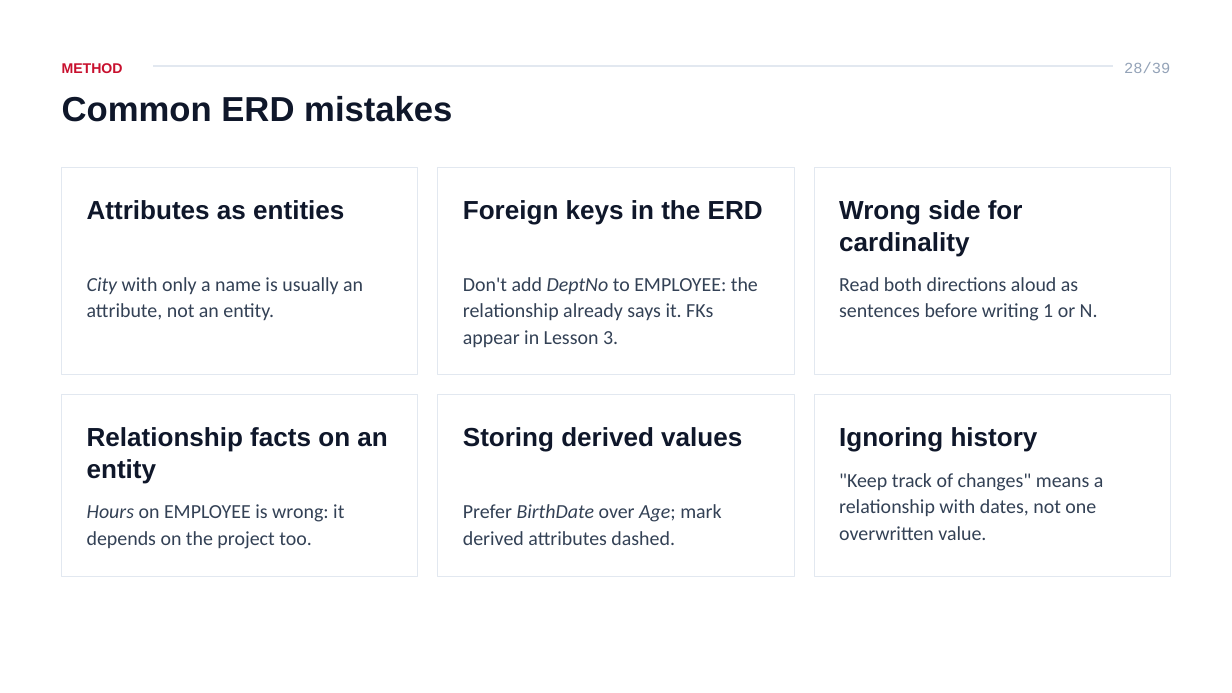
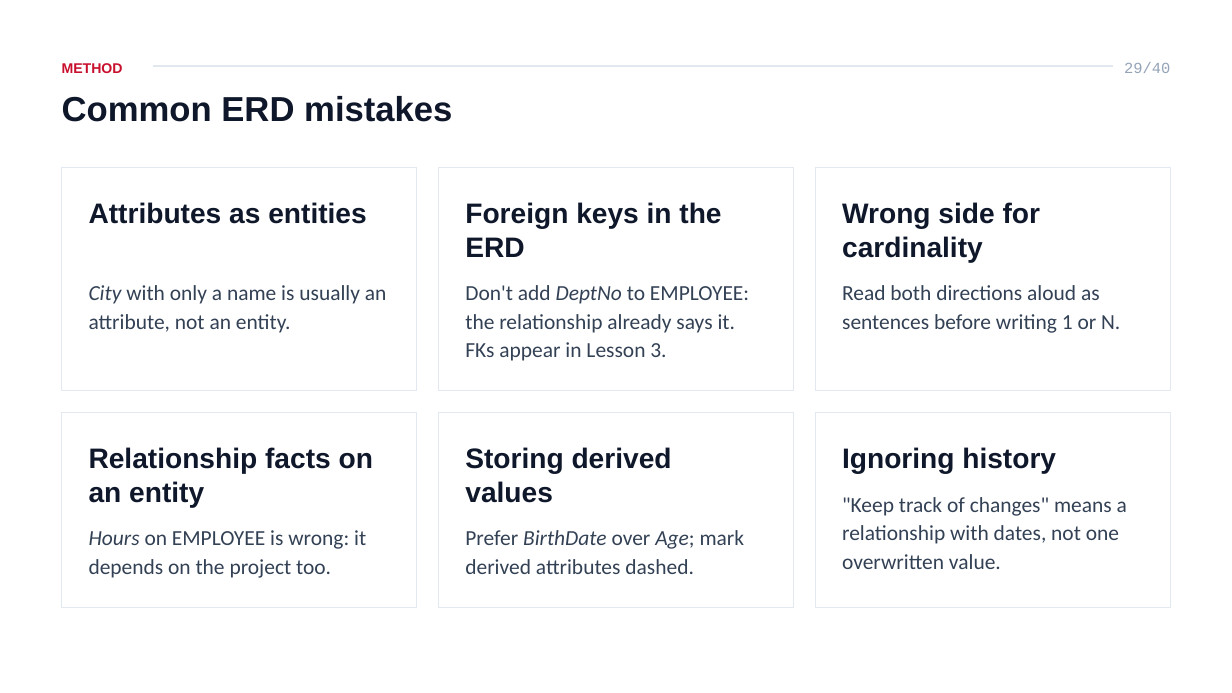
Before and after one commit to ahmedatef2007/db-slides, a slide deck: slide 29 of pptx/ITI_Database_Course_Lesson_2_ERD.pptx (slide 28 before the commit). Drawn at 1232x693 pixels with LibreOffice and Linux fonts; fonts in the diff are those of the drawing. Boxes give left, top, right and bottom in pixels: in the first picture for what was removed or moved away, otherwise in the second. Text is boxed around its words. In the diff, an @@ line names an element or a change of style, - is before the commit and + after.

```diff
--- a/pptx/ITI_Database_Course_Lesson_2_ERD.pptx
+++ b/pptx/ITI_Database_Course_Lesson_2_ERD.pptx
@@ text at bbox=[1124, 62, 1170, 73]: text changed @@
-28/39
+29/40
@@ rectangle: place and size @@
-rectangle at bbox=[62, 167, 418, 375]
+rectangle at bbox=[62, 167, 417, 391]
@@ rectangle: place and size @@
-rectangle at bbox=[438, 167, 794, 375]
+rectangle at bbox=[439, 167, 794, 391]
@@ rectangle: place and size @@
-rectangle at bbox=[814, 167, 1170, 375]
+rectangle at bbox=[815, 167, 1170, 391]
@@ text "City with only a name ...": place and size @@
-text "City with only a name ..." at bbox=[87, 277, 363, 320]
+text "City with only a name ..." at bbox=[89, 285, 387, 333]
@@ text "Don't add DeptNo to EMPLOYEE: ...": place and size @@
-text "Don't add DeptNo to EMPLOYEE: ..." at bbox=[463, 277, 758, 348]
+text "Don't add DeptNo to EMPLOYEE: ..." at bbox=[465, 285, 749, 361]
@@ text "Read both directions aloud as ...": place and size @@
-text "Read both directions aloud as ..." at bbox=[839, 277, 1098, 321]
+text "Read both directions aloud as ..." at bbox=[842, 285, 1120, 333]
@@ rectangle: place and size @@
-rectangle at bbox=[62, 395, 418, 577]
+rectangle at bbox=[62, 412, 417, 607]
@@ rectangle: place and size @@
-rectangle at bbox=[438, 395, 794, 577]
+rectangle at bbox=[439, 412, 794, 607]
@@ rectangle: place and size @@
-rectangle at bbox=[814, 395, 1170, 577]
+rectangle at bbox=[815, 412, 1170, 607]
@@ size 30.5 to 32.8 pt in 6 elements at bbox=[465, 202, 721, 257], bbox=[89, 202, 366, 224], bbox=[842, 202, 1041, 263], bbox=[842, 447, 1056, 473], bbox=[465, 447, 672, 503], bbox=[89, 447, 373, 507] @@
@@ text "Relationship facts on an entity": place and size @@
-text "Relationship facts on an entity" at bbox=[87, 427, 387, 484]
+text "Relationship facts on an entity" at bbox=[89, 447, 373, 507]
@@ text "Storing derived values": place and size @@
-text "Storing derived values" at bbox=[463, 427, 742, 452]
+text "Storing derived values" at bbox=[465, 447, 672, 503]
@@ text "Ignoring history": place and size @@
-text "Ignoring history" at bbox=[839, 427, 1038, 452]
+text "Ignoring history" at bbox=[842, 447, 1056, 473]
@@ text ""Keep track of changes" means ...": place and size @@
-text ""Keep track of changes" means ..." at bbox=[839, 473, 1104, 540]
+text ""Keep track of changes" means ..." at bbox=[842, 497, 1127, 569]
@@ size 23.3 to 25.1 pt in 6 elements at bbox=[465, 285, 749, 361], bbox=[89, 285, 387, 333], bbox=[842, 285, 1120, 333], bbox=[842, 497, 1127, 569], bbox=[465, 530, 745, 574], bbox=[89, 530, 366, 578] @@
@@ text "Hours on EMPLOYEE is wrong: ...": place and size @@
-text "Hours on EMPLOYEE is wrong: ..." at bbox=[87, 504, 344, 549]
+text "Hours on EMPLOYEE is wrong: ..." at bbox=[89, 530, 366, 578]
@@ text "Prefer BirthDate over Age; mark ...": place and size @@
-text "Prefer BirthDate over Age; mark ..." at bbox=[463, 504, 721, 545]
+text "Prefer BirthDate over Age; mark ..." at bbox=[465, 530, 745, 574]
```
Also in this commit, not shown: 37 other slides changed, 1 slide added, 10 other files.
